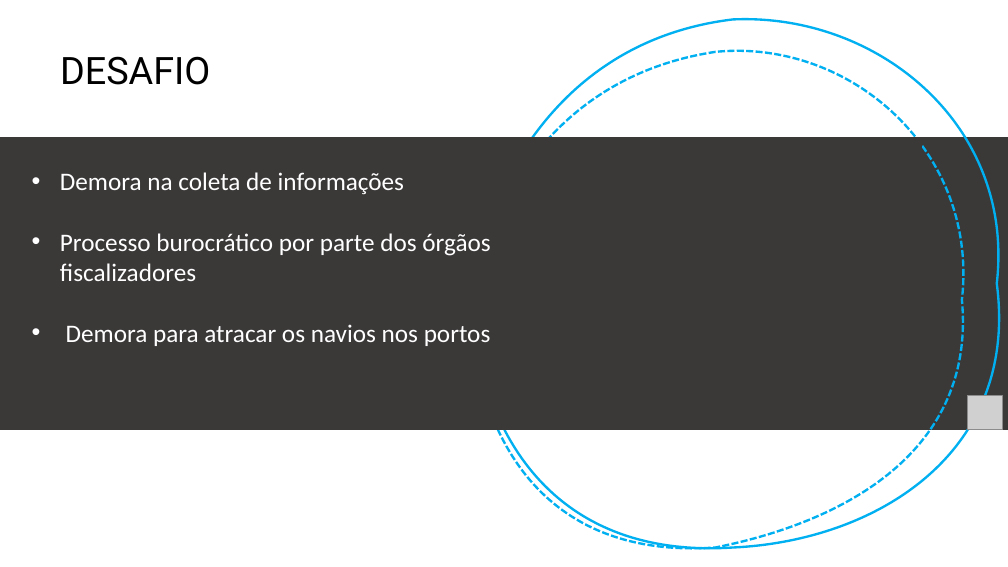
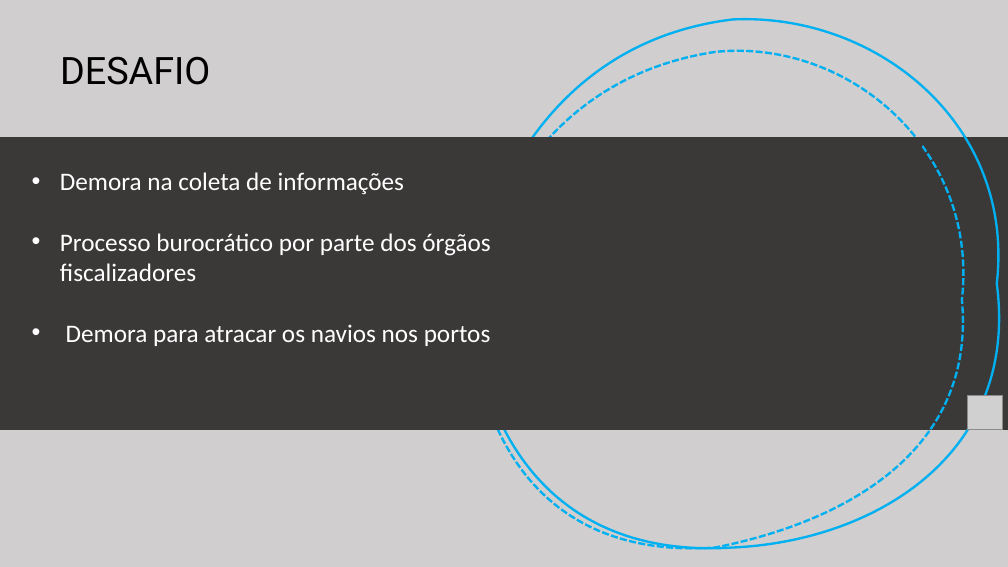
Before and after one commit to rafael-rochaalmeida/Harbor-Solutions, a slide deck: slide 4 of Sprint2/Documentação/Apresentação Sprint 2.pptx. Drawn at 1008x567 pixels with LibreOffice and Linux fonts; fonts in the diff are those of the drawing; grey boxes stand for pictures. Boxes give left, top, right and bottom in pixels: in the first picture for what was removed or moved away, otherwise in the second. Text is boxed around its words. In the diff, an @@ line names an element or a change of style, - is before the commit and + after.

```diff
--- a/Sprint2/Documentação/Apresentação Sprint 2.pptx
+++ b/Sprint2/Documentação/Apresentação Sprint 2.pptx
@@ background #FFFFFF to #D0CECE @@
```
Also in this commit, not shown: 3 other slides changed.
